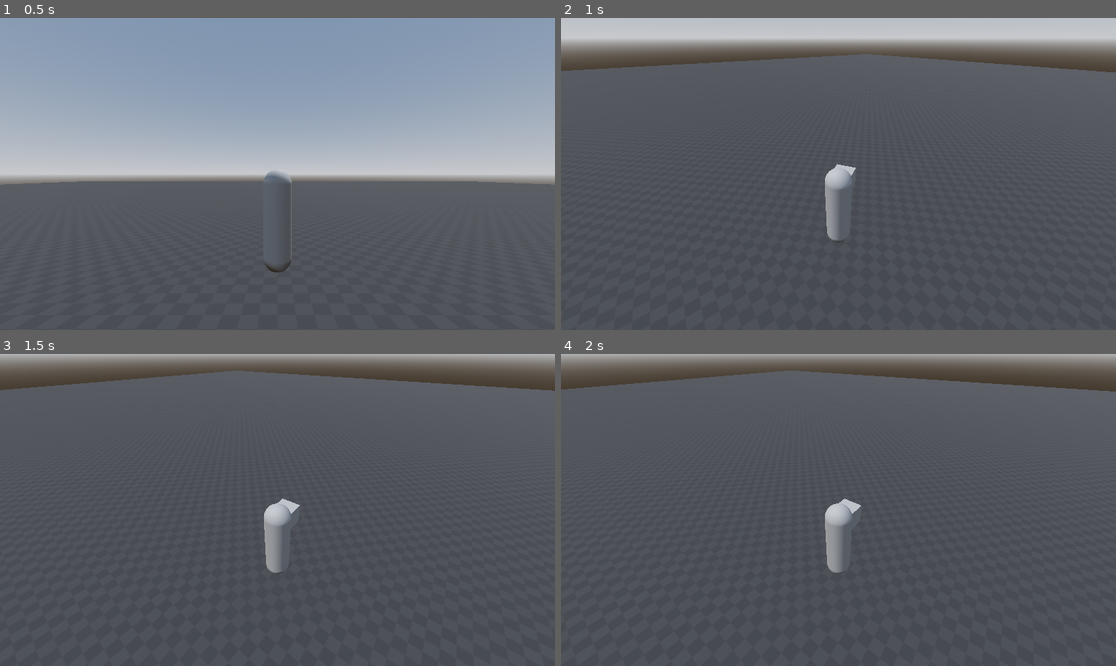
Above: before the commit, frames 1-4 (two rows, left to right).
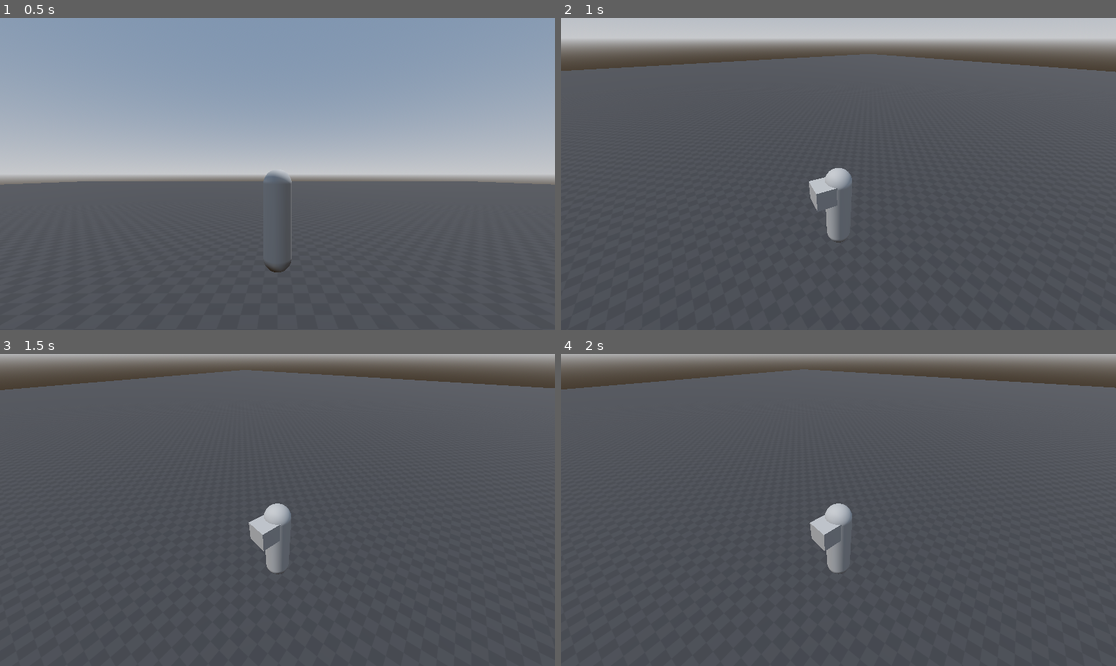
Above: after the commit, the same moments.

Repository: badkatd3s1gns/Boss-Rush-2025
Game: Godot game, scene res://scenes/world_test.tscn
Same seed, same stepped clock (60 frames per second), same inputs: the game is played once before the commit and once after it.
Inputs (mouse positions are in pixels of both pictures, inside the frame that each line leads up to):
- Up to frame 1 (0.5 s): no input
- Up to frame 2 (1 s): tap Enter at 0.5 s; move the mouse to (866, 174) at 0.52 s; hold W (m_forward) from 0.53 s (still down); tap C (change_camera) at 0.6 s
- Up to frame 3 (1.5 s): keep holding W (m_forward); move the mouse to (249, 510) at 1.27 s; tap Shift (player_run) at 1.35 s
- Up to frame 4 (2 s): keep holding W (m_forward)

Frame 1 is identical in both runs. In frame 2, 0.4% of the frame differs, in the area x 24-100%, y 11-63%; in frame 3, 0.8%; in frame 4, 1.0%, in the area x 19-100%, y 4-64%.

Commit message:
fix: Top Down movement removed

Diff:
--- a/scripts/gameplay/actors/player/obj_player.gd
+++ b/scripts/gameplay/actors/player/obj_player.gd
@@ -27,7 +27,7 @@
 		GameplayMode.ThirdPerson:
 			thirdPerson_movement(delta)
 		GameplayMode.TopDown:
-			topDown_movement(delta)
+			CAN_MOVE = false
 		GameplayMode.Platform:
 			platform_movement(delta)
 
@@ -67,18 +67,6 @@
 		mesh.rotation.y = lerp_angle(mesh.rotation.y, target_rotation, 5.0 * delta)
 
 # //////////////////////////////////////////////////////////
-func topDown_movement(delta:float) -> void: # (2) RPG Movement
-	move_dir = Vector3(
-		Input.get_action_strength("m_left") - Input.get_action_strength("m_right"),
-		0.0,
-		Input.get_action_strength("m_forward") - Input.get_action_strength("m_backward")
-	).normalized()
-
-	if move_dir.length() > 0.1:
-		var target_rotation = atan2(-move_dir.x, -move_dir.z)
-		mesh.rotation.y = lerp_angle(mesh.rotation.y, target_rotation, 5.0 * delta)
-
-# //////////////////////////////////////////////////////////
 func platform_movement(delta:float) -> void: # (3) Smash Bros Movement
 	move_dir = Vector3(
 		0.0,
